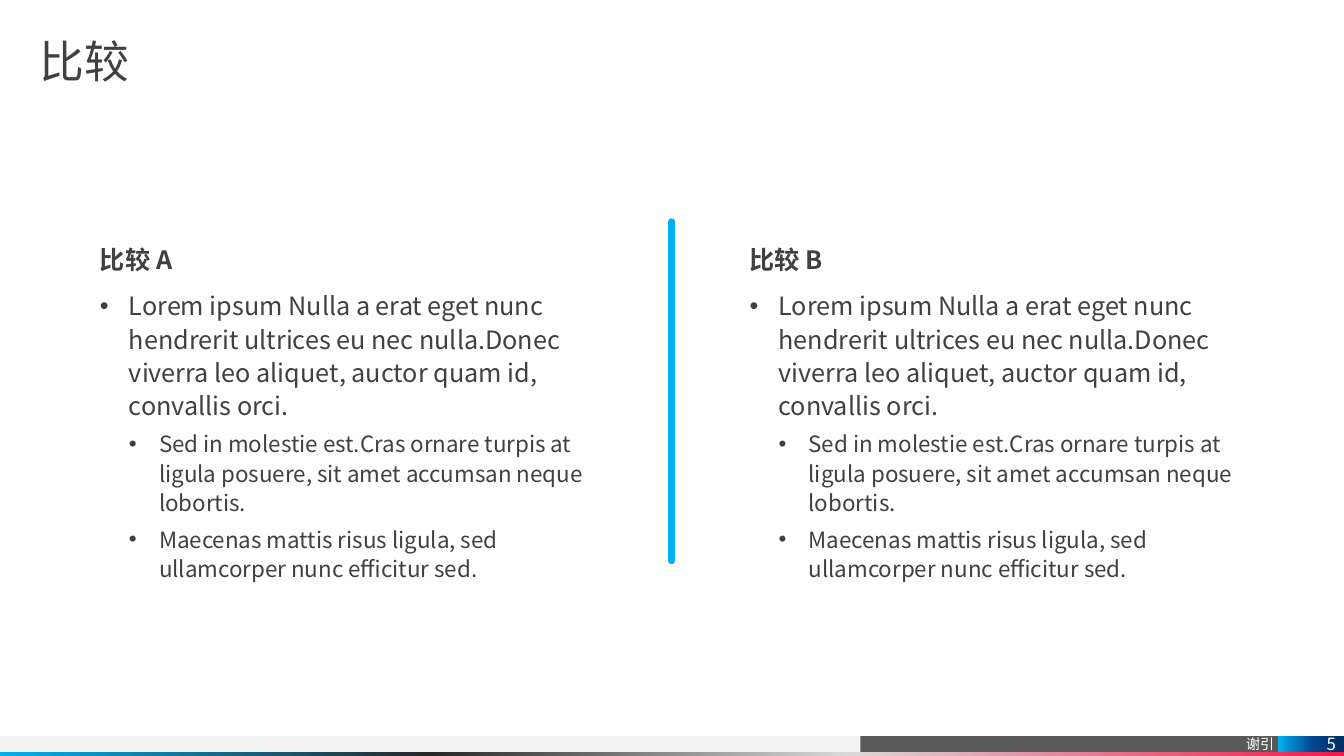
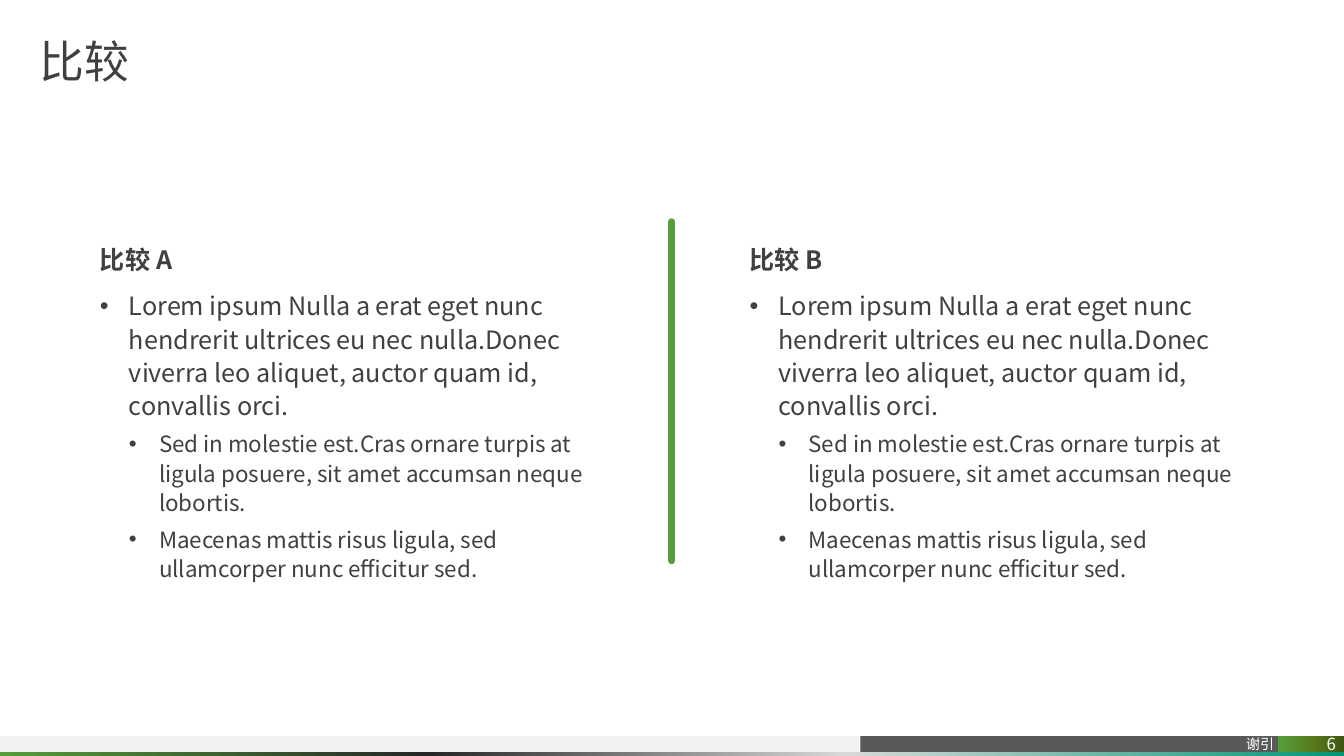
Before and after one commit to pitybea/l2r, a slide deck: slide 6 of rank.pptx (slide 5 before the commit). Drawn at 1344x756 pixels with LibreOffice and Linux fonts; fonts in the diff are those of the drawing. Boxes give left, top, right and bottom in pixels: in the first picture for what was removed or moved away, otherwise in the second. Text is boxed around its words. In the diff, an @@ line names an element or a change of style, - is before the commit and + after.

```diff
--- a/rank.pptx
+++ b/rank.pptx
@@ line (673, 222) - (673, 561): stroke #00B0F0 5 pt to #549E39 5 pt @@
@@ page number at bbox=[1278, 736, 1344, 752]: fill gradient #003065 to #004490 to #00B0F0 to gradient #3F5612 to #597B1A to #549E39 @@
@@ page number at bbox=[1327, 733, 1336, 755]: text changed @@
-5
+6
@@ rectangle at bbox=[0, 752, 1344, 756]: fill gradient #F2194A to #D9D9D9 to #262626 to #00B0F0 to gradient #029676 to #D9D9D9 to #262626 to #549E39 @@
```
Also in this commit, not shown: 10 other slides changed, 2 slides added, 1 slide removed.
